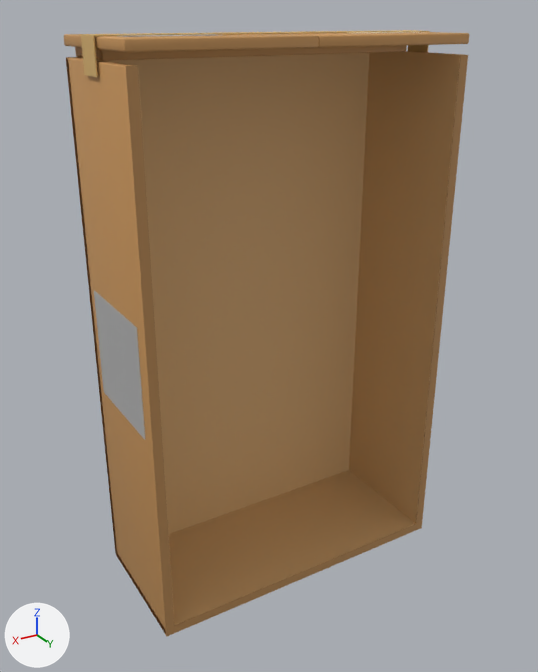
What one commit did to the FBX model Assets/Resources/Models/box_3x5.fbx.
Before and after are seen from a 50 mm lens placed at (0.881, 1.439, 0.704), pointed at (0.019, 0.002, -0.014). The axes (+X, +Y, +Z) are drawn at lower left. The lights are the same throughout. The picture after the commit comes second. Where no turn or scale is listed for an object, it has been applied to the vertices.

Objects in the first picture: 'FlapB', 'FlapL', 'FlapR', 'Tape', 'box_3x5'.
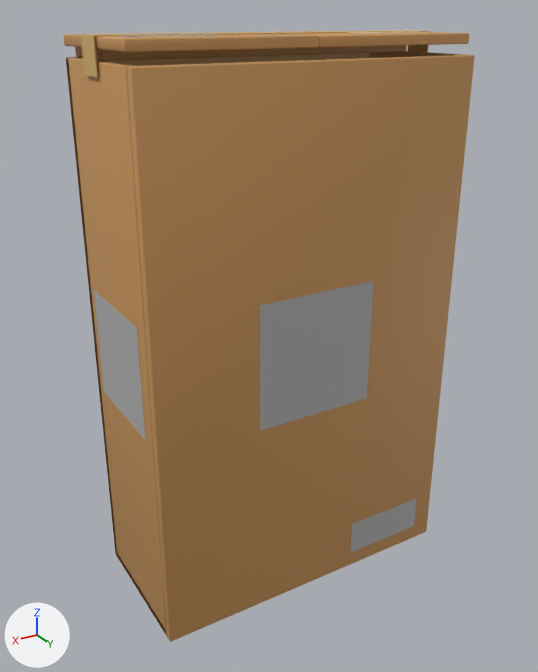
Changed parts and their boxes [x1, y1, x2, y2] in the pictures (538 x 672 px):
'Front', added
    after: [126, 55, 475, 642]
    faces in mat_tex_kraft (orange #c8955a): [126, 55, 475, 642]
    faces in mat_decal_logo (grey #b0b0b0): [259, 281, 374, 431]
    faces in mat_decal_fragile (grey #b0b0b0): [350, 498, 417, 553]
'box_3x5', unchanged, covered by the edit
    before: [66, 51, 468, 637]
    after: [66, 51, 464, 637]

What changed in the scene script:
```text
Add me_front:
    me_front.from_pydata(...)  # 72 vertices, 66 faces; spans x -0.397..0.397, y 0.16..0.183, z -0.647..0.625
    # faces by material slot: [54, 6, 6]
    me_front.materials.append(mat_tex_kraft)  # orange #c8955a
    me_front.materials.append(mat_decal_logo)  # grey #b0b0b0
    me_front.materials.append(mat_decal_fragile)  # grey #b0b0b0
Add ob_front:
    ob_front = bpy.data.objects.new('Front', me_front)
    ob_front.location = (0.0, 0.0, 0.0)
```
